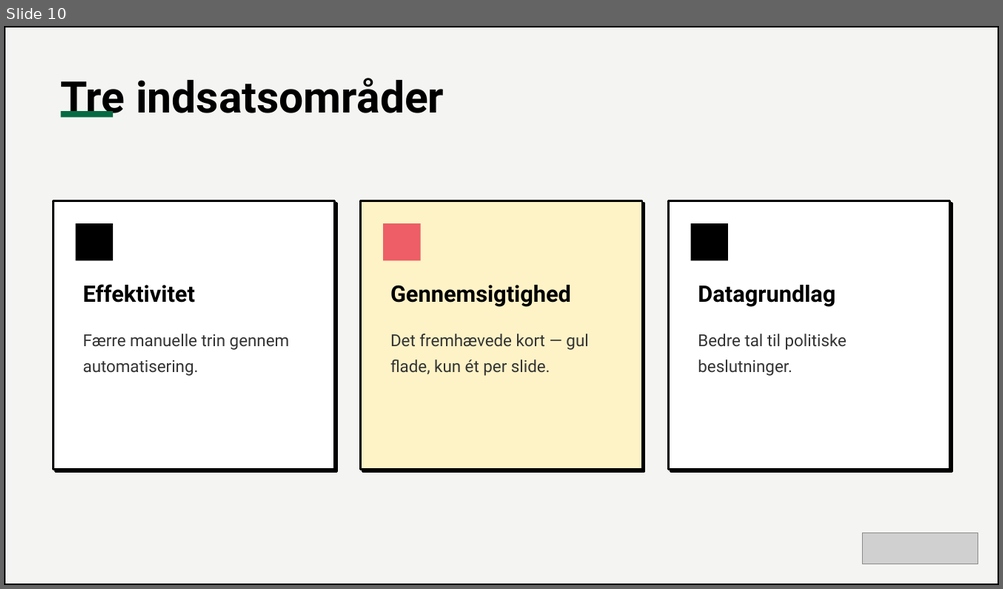
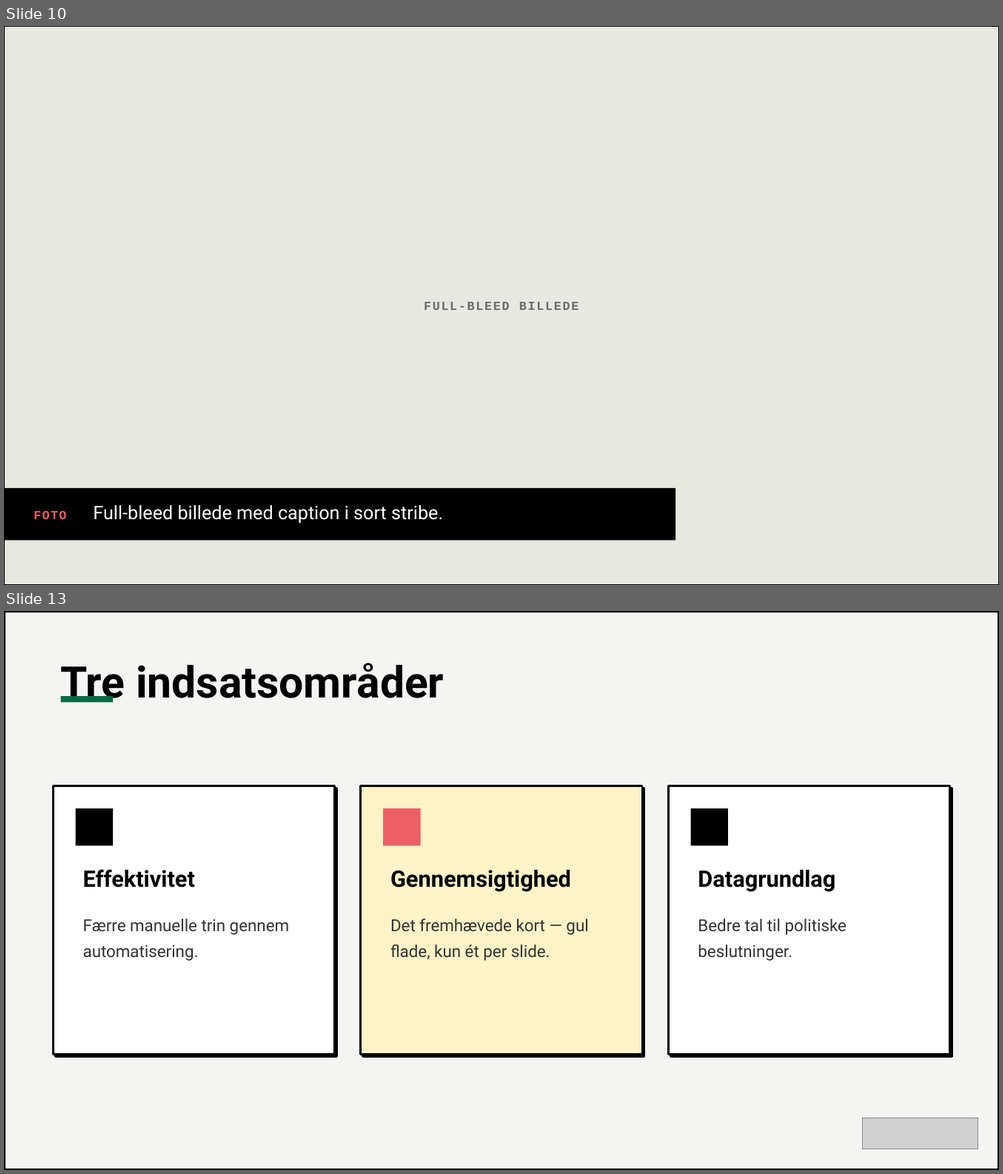
Before and after one commit to morten1415-maker/morten-slides, a slide deck: example.pptx. Shown one above the other, each under a label of ours: slide 10 before the commit, slides 10 and 13 after it; the slides between them are not shown. The pictures are 1003x589 and 1003x1174 pixels, drawn with LibreOffice and Linux fonts; fonts in the diff are those of the drawing; grey boxes stand for pictures. Boxes give left, top, right and bottom in pixels: in the first picture for what was removed or moved away, otherwise in the second. Text is boxed around its words. In the diff, an @@ line names an element or a change of style, - is before the commit and + after.

```diff
--- a/example.pptx
+++ b/example.pptx
@@ slide 10 added at (x1=4, y1=26, x2=999, y2=585), background #FFFFFF @@
@@ rectangle added at (x1=4, y1=26, x2=999, y2=585), outline #000000 3 pt @@
@@ rectangle added at (x1=4, y1=26, x2=999, y2=585), fill #E8E8E3, outline #000000 2 pt, 12 pt, text #6B6B6B, bold @@
+FULL-BLEED BILLEDE
@@ rectangle added at (x1=4, y1=488, x2=675, y2=541), fill #000000 @@
@@ text added at (x1=34, y1=506, x2=443, y2=523), 18 pt, text #FFFFFF @@
+FOTO Full-bleed billede med caption i sort stribe.
@@ what was slide 10 is now slide 13 @@
```
Also in this commit, not shown: 3 other slides added, 6 other files.
